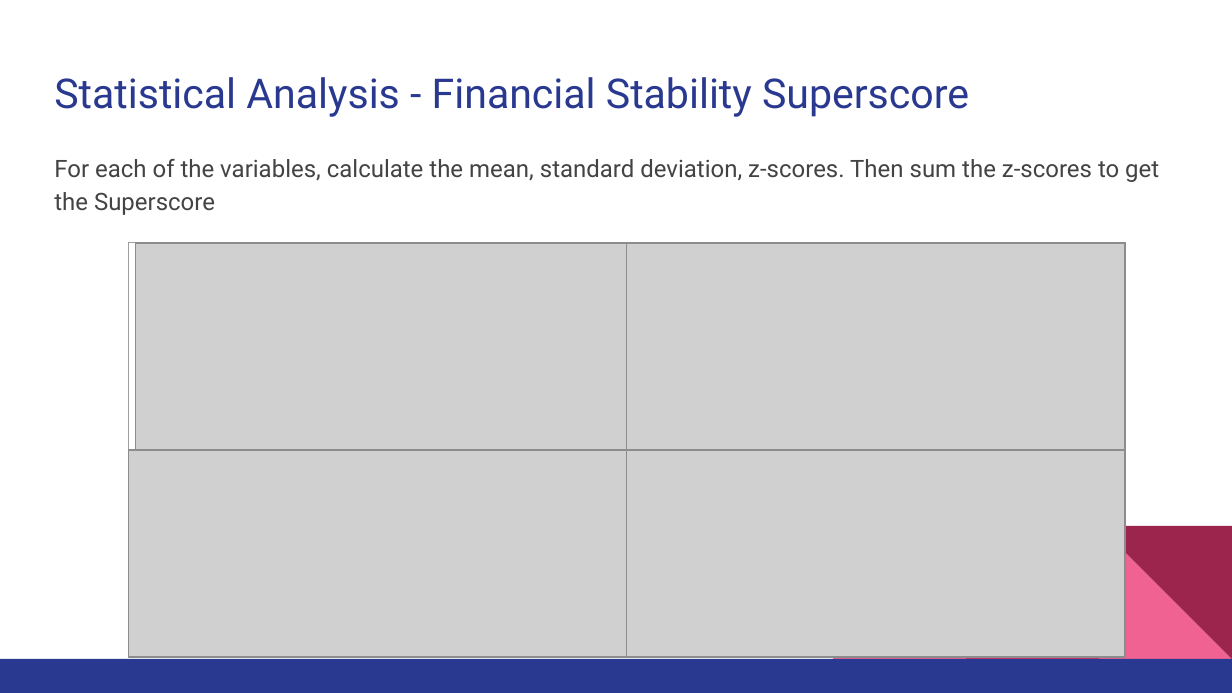
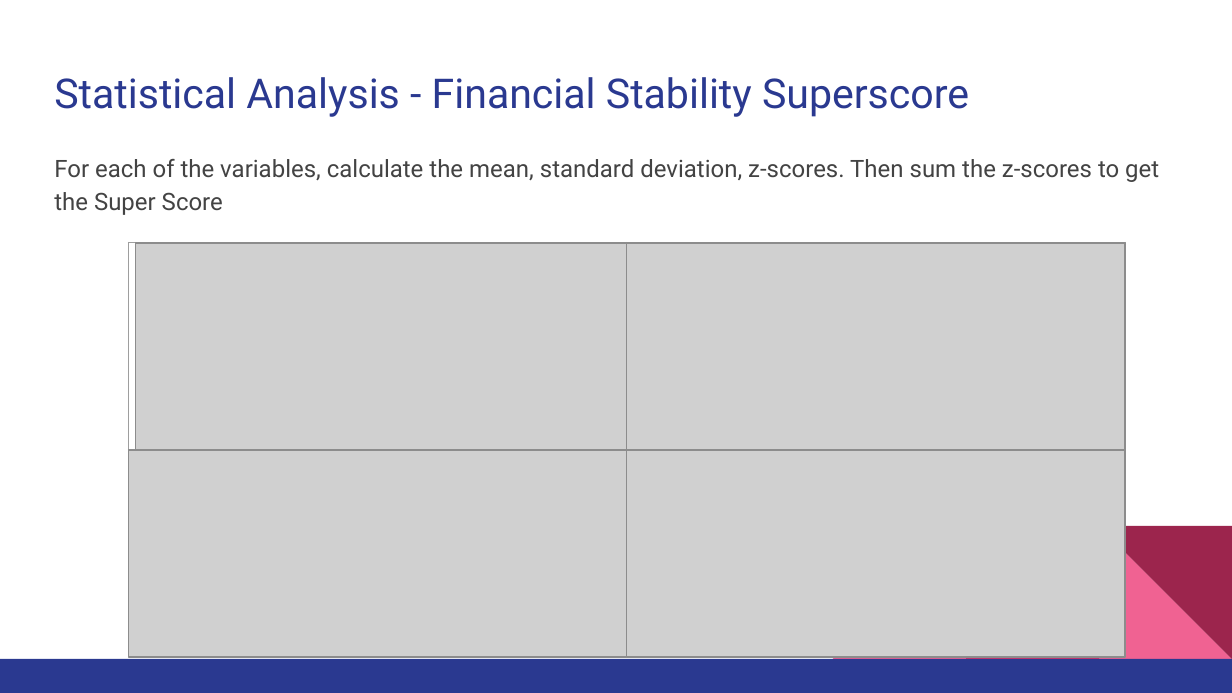
Before and after one commit to brooksrelyt/infm600, a slide deck: slide 15 of College Scorecard Analysis Project/College Selection Model Presentation.pptx (slide 14 before the commit). Drawn at 1232x693 pixels with LibreOffice and Linux fonts; fonts in the diff are those of the drawing; grey boxes stand for pictures. Boxes give left, top, right and bottom in pixels: in the first picture for what was removed or moved away, otherwise in the second. Text is boxed around its words. In the diff, an @@ line names an element or a change of style, - is before the commit and + after.

```diff
--- a/College Scorecard Analysis Project/College Selection Model Presentation.pptx
+++ b/College Scorecard Analysis Project/College Selection Model Presentation.pptx
@@ text at [54,159,1159,215]: text changed @@
-For each of the variables, calculate the mean, standard deviation, z-scores. Then sum the z-scores to get the Superscore
+For each of the variables, calculate the mean, standard deviation, z-scores. Then sum the z-scores to get the Super Score
```
Also in this commit, not shown: 11 other slides changed, 5 slides added, 4 slides removed.
